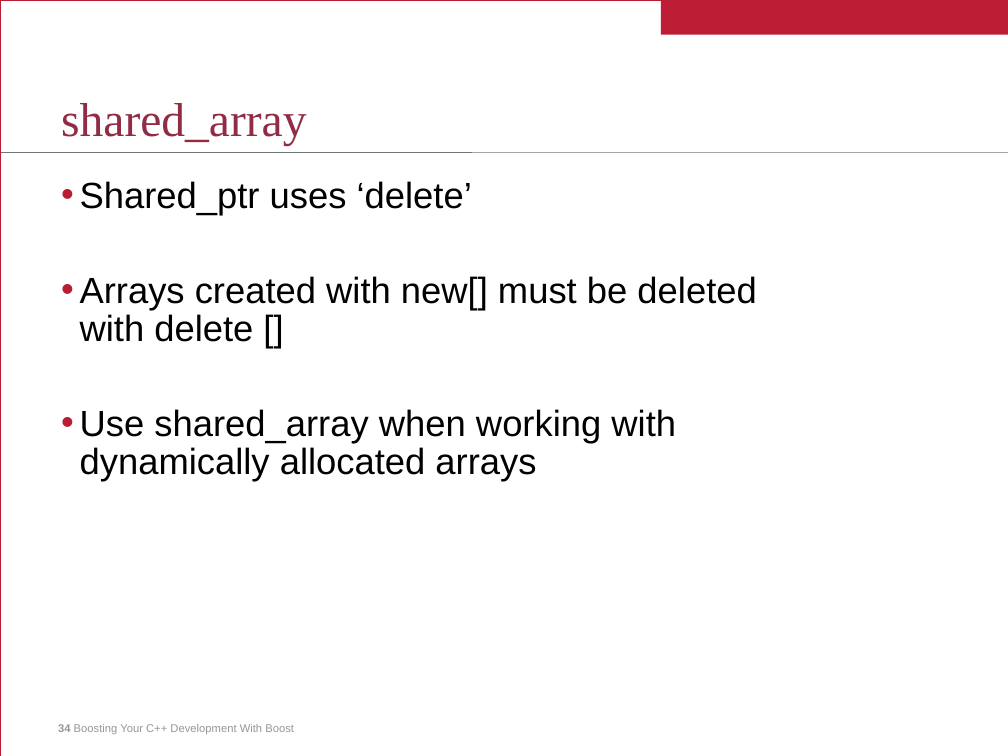
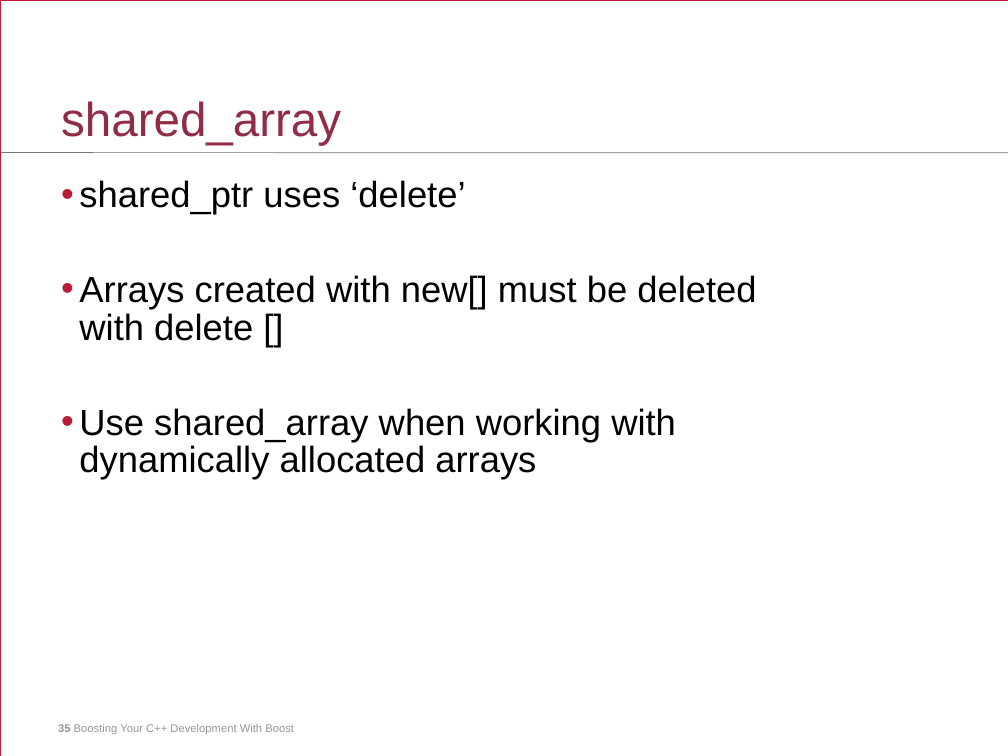
Before and after one commit to jurberg/boost-presentation, a slide deck: slide 35 of boost-presentation.ppt (slide 34 before the commit). Drawn at 1008x756 pixels with LibreOffice and Linux fonts; fonts in the diff are those of the drawing. Boxes give left, top, right and bottom in pixels: in the first picture for what was removed or moved away, otherwise in the second. Text is boxed around its words. In the diff, an @@ line names an element or a change of style, - is before the commit and + after.

```diff
--- a/boost-presentation.ppt
+++ b/boost-presentation.ppt
@@ rectangle removed at box(661, 0, 1008, 34) @@
@@ title "shared_array" at box(61, 101, 341, 145): font Times New Roman to Arial; line spacing 35pt to 34.9pt @@
@@ text at box(79, 180, 465, 215): text changed @@
-• Shared_ptr uses ‘delete’
+• shared_ptr uses ‘delete’
@@ text at box(79, 275, 756, 480): line spacing 27pt to 26.9pt @@
@@ text at box(58, 724, 294, 734): text changed @@
-34 Boosting Your C++ Development With Boost
+35 Boosting Your C++ Development With Boost
```
Also in this commit, not shown: 74 other slides changed, 8 slides added, 5 slides removed, 1 other file.
